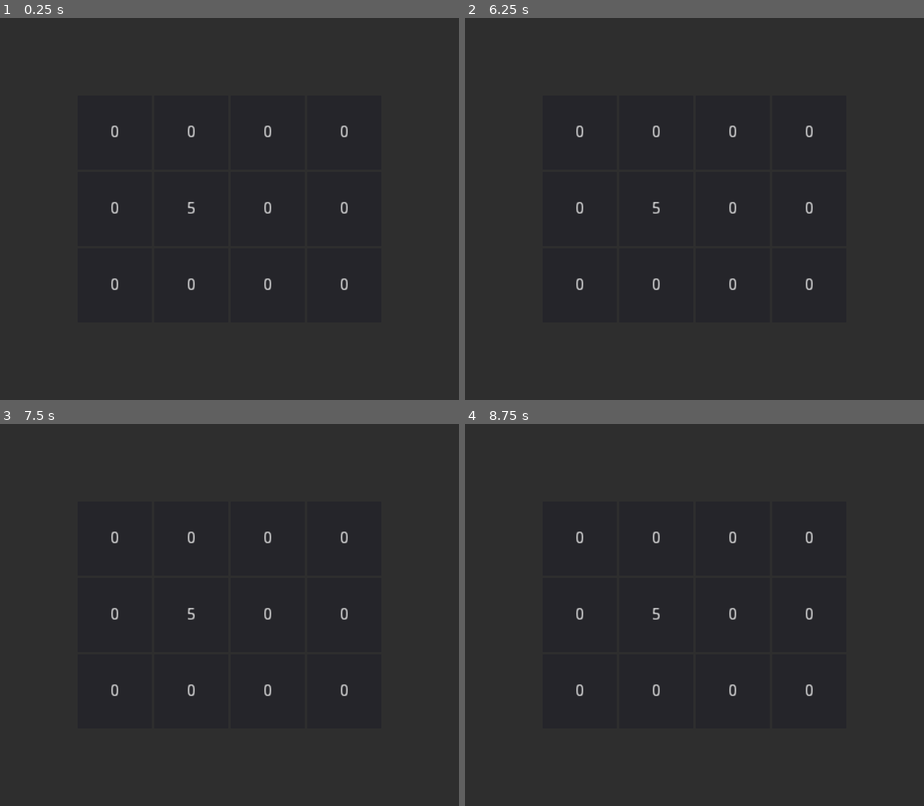
Above: before the commit, frames 1-4 (two rows, left to right).
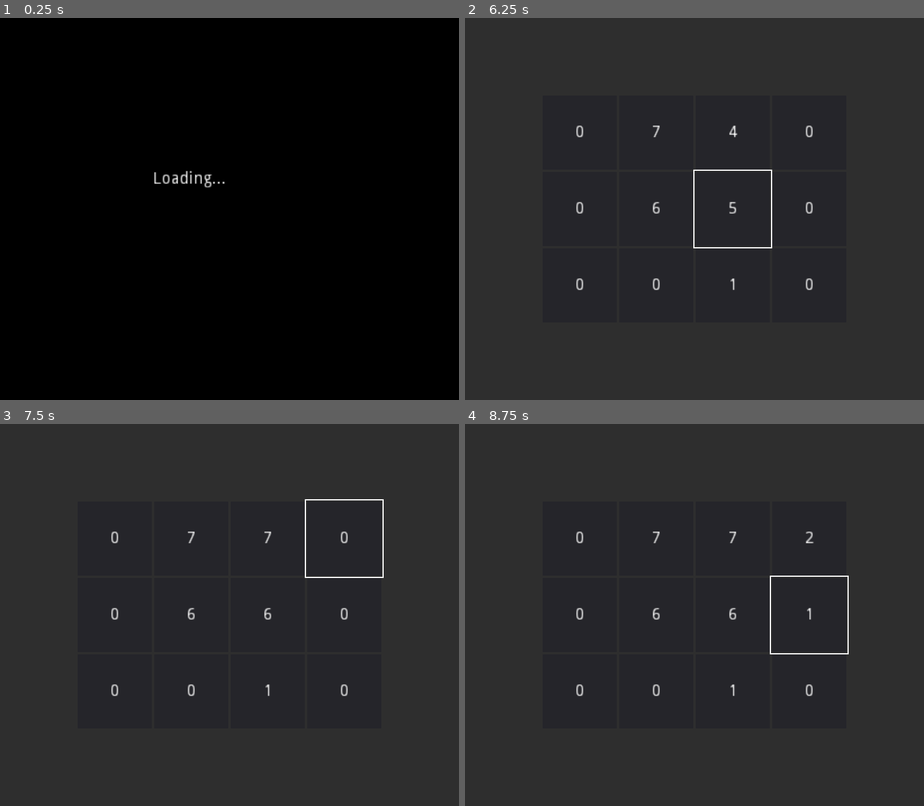
Above: after the commit, the same moments.

Repository: lahoising/GameOff
Game: Godot game, scene res://MapGame.tscn
Two runs of this game, one before a commit and one after it. Both use one fixed random seed, a clock stepped at 60 frames per second and the inputs below. This scene is started directly instead of the project's main scene.
Inputs:
- Up to frame 1 (0.25 s): no input
- Up to frame 2 (6.25 s): tap Enter (ui_accept) at 0.5, 0.77, 0.8, 1.07, 1.25, 1.35, 1.52, 1.82, 2, 2.3, 2.75, 3.02, 3.32, 3.5, 4.52, 4.82, 5.3, 5.85, 6.02 s; hold Right (ui_right) 0.53-1.28 s; hold Space (ui_select) 0.53-1.28 s; hold Down (ui_down) 1.28-2.03 s; tap Space (ui_select) at 1.55, 2.85, 4.35, 6.05 s; hold Right (ui_right) 2.03-2.78 s; hold Space (ui_select) 2.03-2.78 s; hold Up (ui_up) 2.78-3.53 s; hold Enter (ui_accept) 3.53-4.28 s; hold Left (ui_left) 3.53-5.03 s; tap Escape (ui_cancel) at 4.15 s; hold Down (ui_down) 5.03-5.78 s; hold Space (ui_select) 5.03-5.78 s; hold Right (ui_right) from 5.78 s (still down)
- Up to frame 3 (7.5 s): tap Enter (ui_accept) at 6.32, 6.77, 6.8, 7.07 s; release Right (ui_right) at 6.53 s; hold Up (ui_up) 6.53-7.28 s; hold Space (ui_select) 6.53-7.28 s; hold Right (ui_right) from 7.28 s (still down); tap Space (ui_select) at 7.35 s
- Up to frame 4 (8.75 s): tap Enter (ui_accept) at 7.52, 7.82 s; release Right (ui_right) at 8.03 s; hold Down (ui_down) from 8.03 s (still down); hold Enter (ui_accept) from 8.03 s (still down)

The runs differ from the first frame. In frame 1, 100% of the frame differs, in the area x 0-100%, y 0-100%; in frame 2, 0.4%; in frame 3, 0.4%; in frame 4, 0.4%.
Error before the commit: Attempt to call function 'get_node' in base 'null instance' on a null instance. (res://Scripts/MapGame.gd:41)
Error after the commit: Attempt to call function 'get_node' in base 'null instance' on a null instance. (res://Scripts/MapGame.gd:93)

Commit message:
Termine grid game

Diff:
--- a/Battle.tscn
+++ b/Battle.tscn
@@ -6,7 +6,7 @@
 [ext_resource path="res://Enemy.tscn" type="PackedScene" id=4]
 [ext_resource path="res://Dialog.tscn" type="PackedScene" id=5]
 
-[node name="Node" type="Node"]
+[node name="Node" type="Node" index="0"]
 
 script = ExtResource( 1 )
 
--- a/MapGame.tscn
+++ b/MapGame.tscn
@@ -17,6 +17,8 @@
 size_flags_vertical = 1
 script = ExtResource( 1 )
 _sections_unfolded = [ "Pause" ]
+rows = 3
+cols = 4
 
 [node name="ColorRect" type="ColorRect" parent="." index="0"]
 
@@ -34,6 +36,7 @@
 
 [node name="TileMap" type="TileMap" parent="." index="1"]
 
+editor/display_folded = true
 mode = 0
 tile_set = null
 cell_size = Vector2( 64, 64 )
@@ -78,7 +81,7 @@
 percent_visible = 1.0
 lines_skipped = 0
 max_lines_visible = -1
-_sections_unfolded = [ "Focus", "Material", "Visibility" ]
+_sections_unfolded = [ "Focus", "Material", "Rect", "Visibility" ]
 __meta__ = {
 "_edit_group_": true
 }
@@ -125,7 +128,7 @@
 percent_visible = 1.0
 lines_skipped = 0
 max_lines_visible = -1
-_sections_unfolded = [ "Focus", "Material", "Visibility" ]
+_sections_unfolded = [ "Focus", "Margin", "Material", "Visibility" ]
 __meta__ = {
 "_edit_group_": true
 }
@@ -618,3 +621,59 @@
 size_flags_horizontal = 1
 size_flags_vertical = 1
 _sections_unfolded = [ "Margin", "Visibility" ]
+
+[node name="Selector" type="Polygon2D" parent="TileMap" index="12"]
+
+visible = false
+position = Vector2( 64, 64 )
+polygon = PoolVector2Array( 0, 0, 0, 64, 64, 64, 64, 0 )
+uv = PoolVector2Array(  )
+color = Color( 1, 1, 1, 1 )
+vertex_colors = PoolColorArray(  )
+offset = Vector2( 0, 0 )
+antialiased = false
+texture = null
+texture_offset = Vector2( 0, 0 )
+texture_scale = Vector2( 1, 1 )
+texture_rotation_degrees = 0.0
+invert_enable = true
+invert_border = 1.0
+_sections_unfolded = [ "Invert" ]
+
+[node name="LoadScreen" type="ColorRect" parent="." index="2"]
+
+editor/display_folded = true
+anchor_left = 0.0
+anchor_top = 0.0
+anchor_right = 1.0
+anchor_bottom = 1.0
+rect_pivot_offset = Vector2( 0, 0 )
+rect_clip_content = false
+mouse_filter = 0
+mouse_default_cursor_shape = 0
+size_flags_horizontal = 1
+size_flags_vertical = 1
+color = Color( 0, 0, 0, 1 )
+
+[node name="Label" type="Label" parent="LoadScreen" index="0"]
+
+anchor_left = 0.0
+anchor_top = 0.0
+anchor_right = 0.0
+anchor_bottom = 0.0
+margin_left = 128.0
+margin_top = 128.0
+margin_right = 189.0
+margin_bottom = 142.0
+rect_pivot_offset = Vector2( 0, 0 )
+rect_clip_content = false
+mouse_filter = 2
+mouse_default_cursor_shape = 0
+size_flags_horizontal = 1
+size_flags_vertical = 4
+text = "Loading..."
+align = 1
+valign = 1
+percent_visible = -0.0833333
+lines_skipped = 0
+max_lines_visible = -1
--- a/Scripts/MapGame.gd
+++ b/Scripts/MapGame.gd
@@ -1,12 +1,20 @@
 extends Control
 
 var table = []
-var rows = 3
-var cols = 4
+export(int) var rows
+export(int) var cols
 var target
+var thread
+onready var selector = $TileMap/Selector
+var gridcoor = Vector2()
+var nothere = Vector2()
 
 func _ready():
+	thread = Thread.new()
+	thread.start(self, "_bg_load", "")
+	get_tree().paused = true
 
+func _bg_load(path):
 	var solution = []
 	var row = -1
 	var col = -1
@@ -27,20 +35,90 @@
 			col = j
 		if solve(solution, row, col, 1):
 			table[i][j] = val
+			nothere = Vector2(i, j)
 			break
+
 	print(solution)
+	print(table)
 	var num = 0
 	for i in range(rows):
 		for j in range(cols):
 			$TileMap.get_children()[i*cols+j].text = str(table[i][j])
 
-	get_tree().paused = true
+	closeThread()
+
+func closeThread():
+	thread.wait_to_finish()
+	$TileMap/Selector.visible = true
+	$LoadScreen.hide()
 
 func _input(event):
 	if event.is_action_pressed("ui_select"):
-		get_parent().get_parent().get_node("Player").special(target)
-		get_tree().paused = false
-		queue_free()
+		closeGame()
+	if event.is_action_pressed("ui_right") or event.is_action_pressed("ui_left") or event.is_action_pressed("ui_up") or event.is_action_pressed("ui_down"):
+		var dir = Vector2(int(event.is_action_pressed("ui_right")) - int(event.is_action_pressed("ui_left")), int(event.is_action_pressed("ui_down")) - int(event.is_action_pressed("ui_up")))
+		if (gridcoor.x + dir.x > -1 and gridcoor.x + dir.x < cols) and gridcoor.y + dir.y > -1 and gridcoor.y + dir.y < rows:
+			gridcoor += dir
+			var cell_start = $TileMap.world_to_map(selector.position)
+			var cell_target = cell_start + dir
+			selector.position = $TileMap.map_to_world(cell_target)
+			print(gridcoor)
+	if event.is_action_pressed("ui_accept"):
+		updateTable(1)
+	elif event.is_action_pressed("ui_cancel"):
+		updateTable(-1)
+
+func updateTable(inc):
+	if gridcoor == nothere:
+		return
+	var label = null
+	for child in $TileMap.get_children():
+		if child != selector and child.rect_position == selector.position:
+			var num = int(child.text)
+			if num + inc > 0 and num + inc < rows*cols+1:
+				child.text = str(num + inc)
+				table[gridcoor.y][gridcoor.x] = num + inc
+			elif num + inc > 12:
+				child.text = str(1)
+				table[gridcoor.y][gridcoor.x] = 1
+			else:
+				child.text = str(12)
+				table[gridcoor.y][gridcoor.x] = 12
+			if checkSolve(table, -1, -1, 1):
+				print("won")
+				closeGame()
+			break
+
+func closeGame():
+	get_parent().get_parent().get_node("Player").special(target)
+	get_tree().paused = false
+	queue_free()
+
+func checkSolve(t, posx, posy, c):
+	var row = posx
+	var col = posy
+	if posx < 0:
+		for y in range(rows):
+			for x in range(cols):
+				if t[y][x] == 1:
+					row = y
+					col = x
+					break
+			if row > -1:
+				break
+
+	if c == rows*cols:
+		return true
+
+	if row < rows-1 and t[row+1][col] == c+1 and checkSolve(t, row+1, col, c+1):
+		return true
+	elif row > 0 and t[row-1][col] == c+1 and checkSolve(t, row-1, col, c+1):
+		return true
+	elif col < cols-1 and t[row][col+1] == c+1 and checkSolve(t, row, col+1, c+1):
+		return true
+	elif col > 0 and t[row][col-1] == c+1 and checkSolve(t, row, col-1, c+1):
+		return true
+	return false
 
 func solve(t, row, col, c):
 	if row == -1 and col == -1:
--- a/project.godot
+++ b/project.godot
@@ -23,6 +23,18 @@
 window/stretch/mode="2d"
 window/stretch/aspect="expand"
 
+[input]
+
+ui_accept=[ Object(InputEventKey,"resource_local_to_scene":false,"resource_name":"","device":0,"alt":false,"shift":false,"control":false,"meta":false,"command":false,"pressed":false,"scancode":16777221,"unicode":0,"echo":false,"script":null)
+, Object(InputEventKey,"resource_local_to_scene":false,"resource_name":"","device":0,"alt":false,"shift":false,"control":false,"meta":false,"command":false,"pressed":false,"scancode":16777222,"unicode":0,"echo":false,"script":null)
+, Object(InputEventKey,"resource_local_to_scene":false,"resource_name":"","device":0,"alt":false,"shift":false,"control":false,"meta":false,"command":false,"pressed":false,"scancode":90,"unicode":0,"echo":false,"script":null)
+, Object(InputEventJoypadButton,"resource_local_to_scene":false,"resource_name":"","device":0,"button_index":0,"pressure":0.0,"pressed":false,"script":null)
+ ]
+ui_cancel=[ Object(InputEventKey,"resource_local_to_scene":false,"resource_name":"","device":0,"alt":false,"shift":false,"control":false,"meta":false,"command":false,"pressed":false,"scancode":16777217,"unicode":0,"echo":false,"script":null)
+, Object(InputEventJoypadButton,"resource_local_to_scene":false,"resource_name":"","device":0,"button_index":1,"pressure":0.0,"pressed":false,"script":null)
+, Object(InputEventKey,"resource_local_to_scene":false,"resource_name":"","device":0,"alt":false,"shift":false,"control":false,"meta":false,"command":false,"pressed":false,"scancode":88,"unicode":0,"echo":false,"script":null)
+ ]
+
 [rendering]
 
 quality/intended_usage/framebuffer_allocation=0
